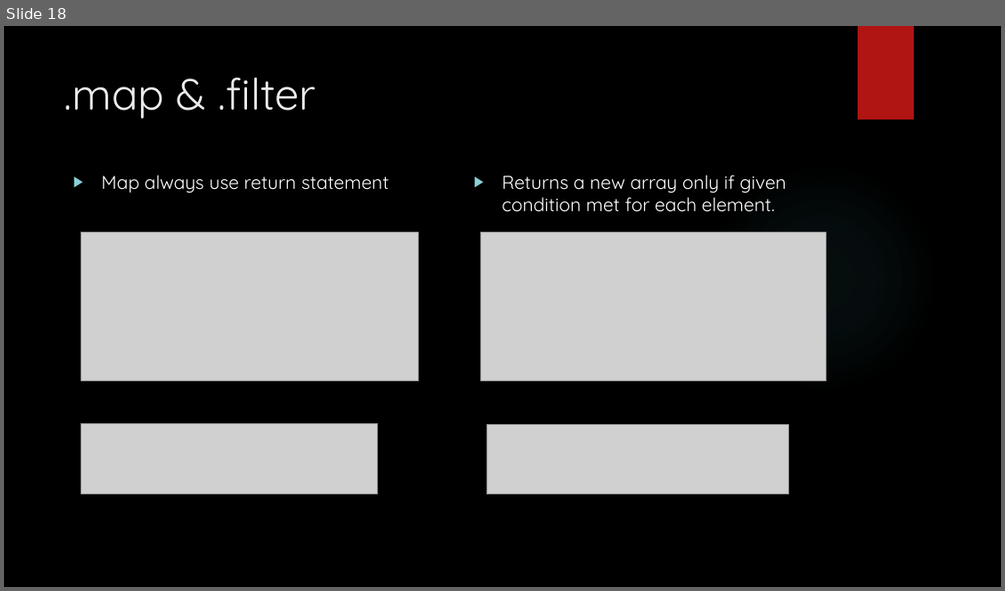
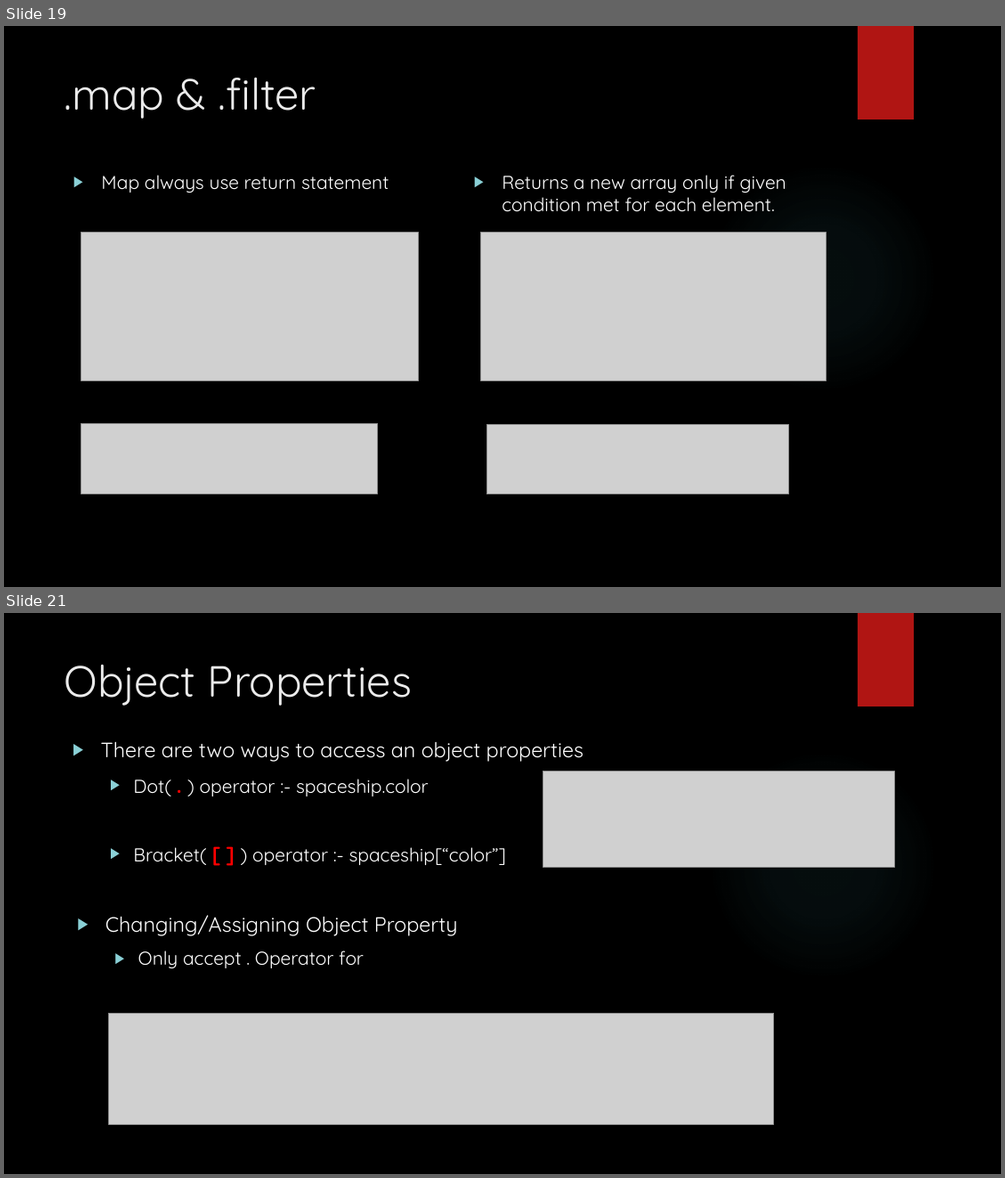
Before and after one commit to git-chinmay/my-JavaScript, a slide deck: JAVASCRPT.pptx. Shown one above the other, each under a label of ours: slide 18 before the commit, slides 19 and 21 after it; the slides between them are not shown. The pictures are 1005x591 and 1005x1178 pixels, drawn with LibreOffice and Linux fonts; fonts in the diff are those of the drawing; grey boxes stand for pictures; background and template pictures are left out. Boxes give left, top, right and bottom in pixels: in the first picture for what was removed or moved away, otherwise in the second. Text is boxed around its words. In the diff, an @@ line names an element or a change of style, - is before the commit and + after.

Commit message:
Object Portion added

```diff
--- a/JAVASCRPT.pptx
+++ b/JAVASCRPT.pptx
@@ slide 21 added at [4,613,1001,1174], background picture (left out); not listed: 2 template elements that a slide beside it also shows @@
@@ title added at [65,665,412,706], 42 pt, text #EBEBEB @@
+Object Properties
@@ text added at [101,742,583,969], 18 pt, text #FFFFFF @@
+▶ There are two ways to access an object properties
+  ▶ Dot( . ) operator :- spaceship.color
+  ▶ Bracket( [ ] ) operator :- spaceship[“color”]
+▶ Changing/Assigning Object Property
+  ▶ Only accept . Operator for
@@ picture added at [543,771,895,867] @@
@@ picture added at [109,1013,774,1125] @@
@@ what was slide 18 is now slide 19 @@
```
Also in this commit, not shown: 1 slide changed, 5 other slides added.
